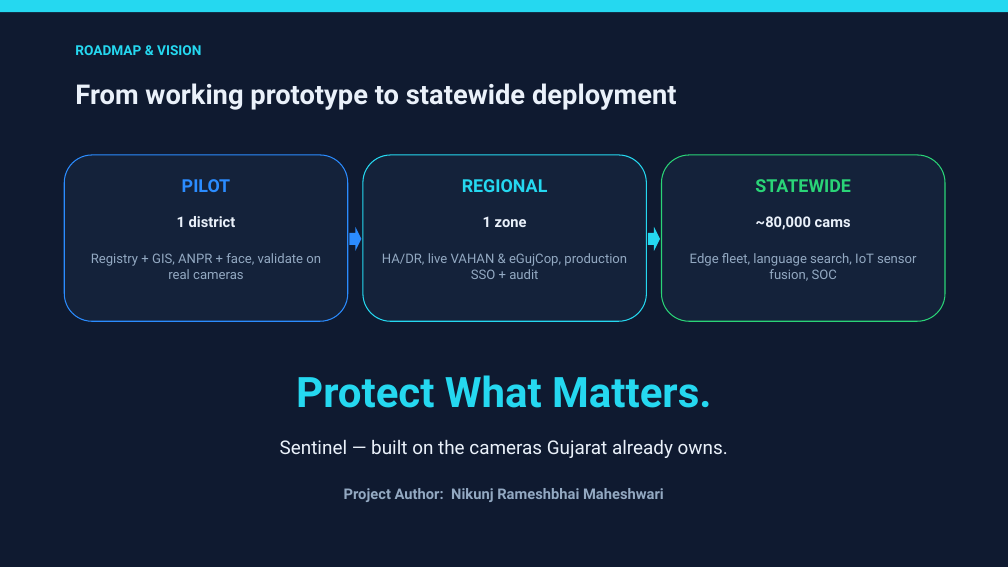
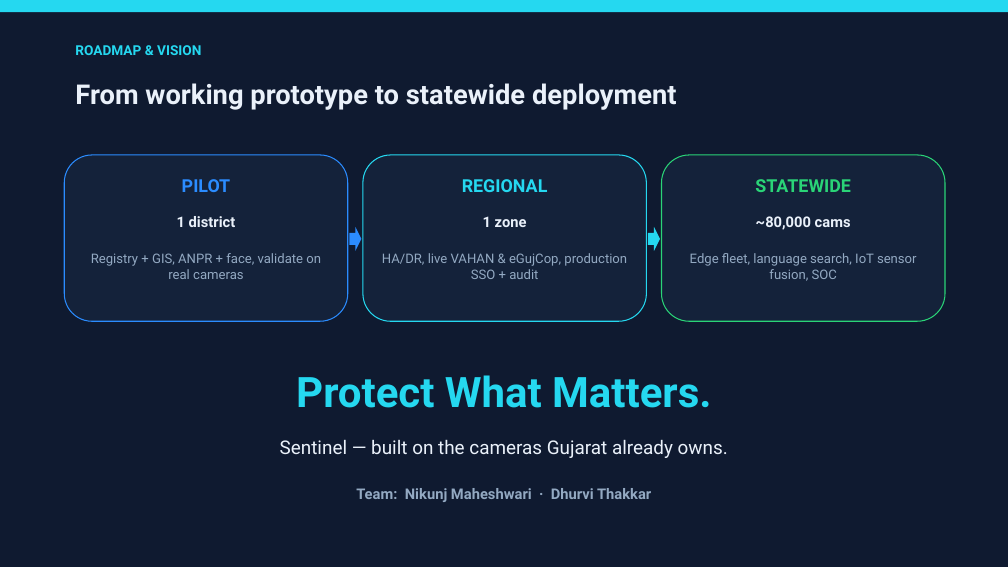
Before and after one commit to nikunj1990-M/sentinel-cctv-intelligence, a slide deck: slide 16 of Sentinel_Presentation.pptx. Drawn at 1008x567 pixels with LibreOffice and Linux fonts; fonts in the diff are those of the drawing. Boxes give left, top, right and bottom in pixels: in the first picture for what was removed or moved away, otherwise in the second. Text is boxed around its words. In the diff, an @@ line names an element or a change of style, - is before the commit and + after.

Commit message:
Add team names (Nikunj Maheshwari, Dhurvi Thakkar) to title and closing slides

```diff
--- a/Sentinel_Presentation.pptx
+++ b/Sentinel_Presentation.pptx
@@ text at <box>356,488,651,502</box>: text changed @@
-Project Author: Nikunj Rameshbhai Maheshwari
+Team: Nikunj Maheshwari · Dhurvi Thakkar
```
Also in this commit, not shown: 1 other slide changed.
